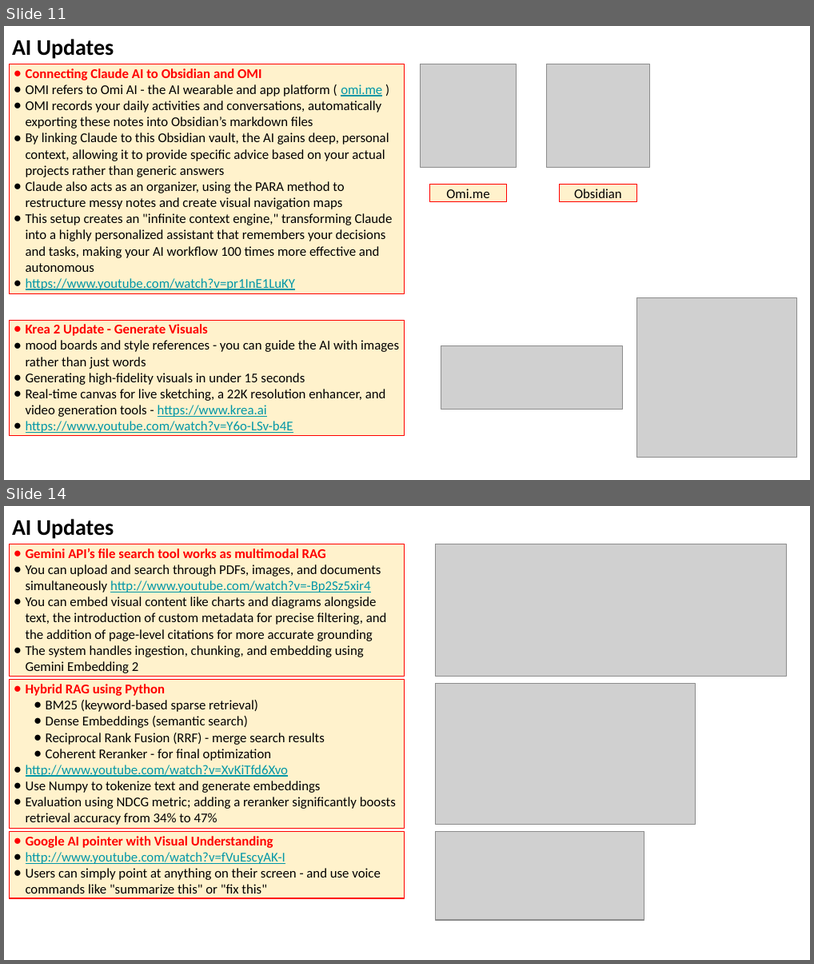
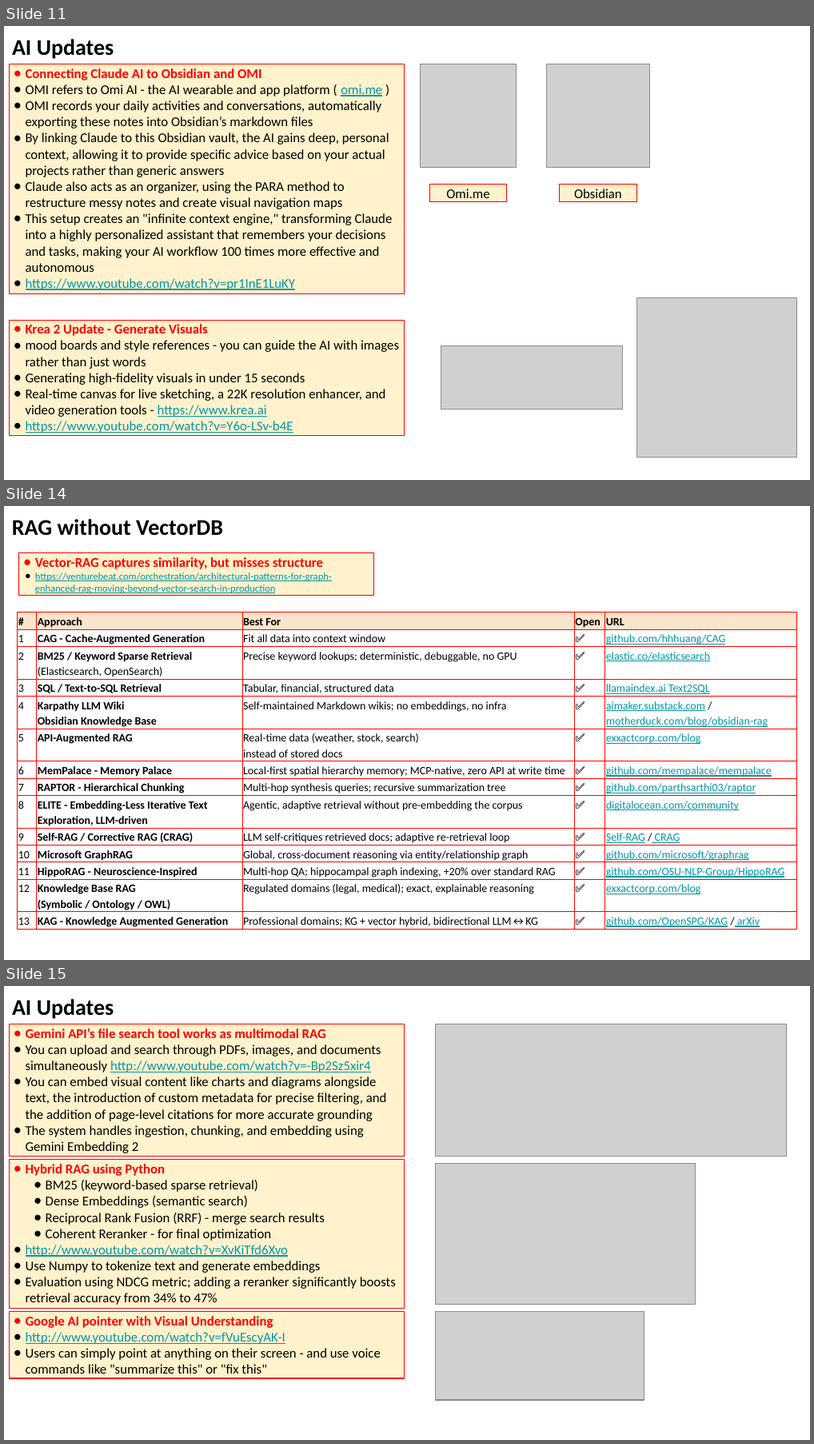
Before and after one commit to lselector/seminar, a slide deck: 2026/2026-05-22-AI-Updates.pptx. Shown one above the other, each under a label of ours: slides 11 and 14 before the commit, slides 11, 14 and 15 after it; the slides between them are not shown. The pictures are 814x964 and 814x1444 pixels, drawn with LibreOffice and Linux fonts; fonts in the diff are those of the drawing; grey boxes stand for pictures. Boxes give left, top, right and bottom in pixels: in the first picture for what was removed or moved away, otherwise in the second. Text is boxed around its words. In the diff, an @@ line names an element or a change of style, - is before the commit and + after.

```diff
--- a/2026/2026-05-22-AI-Updates.pptx
+++ b/2026/2026-05-22-AI-Updates.pptx
@@ slide 14 added at (4, 506, 810, 960), background #FFFFFF @@
@@ text added at (12, 519, 223, 536), 20 pt, text #000000, bold @@
+RAG without VectorDB
@@ rectangle added at (19, 552, 374, 596), fill #FFF2CC, outline #FF0000 0.75 pt, 9 pt, text #0097A7, underline @@
+● Vector-RAG captures similarity, but misses structure
+● https://venturebeat.com/orchestration/architectural-patterns-for-graph-enhanced-rag-moving-beyond-vector-search-in-production
@@ table added at (18, 612, 797, 930), 14 rows, 5 columns @@
+# | Approach | Best For | Open | URL
+1 | CAG - Cache-Augmented Generation | Fit all data into context window | ✅ | github.com/hhhuang/CAG
+2 | BM25 / Keyword Sparse Retrieval (Elasticsearch, OpenSearch) | Precise keyword lookups; deterministic, debuggable, no GPU | ✅ | elastic.co/elasticsearch
+3 | SQL / Text-to-SQL Retrieval | Tabular, financial, structured data | ✅ | llamaindex.ai Text2SQL
+4 | Karpathy LLM Wiki Obsidian Knowledge Base | Self-maintained Markdown wikis; no embeddings, no infra | ✅ | aimaker.substack.com / motherduck.com/blog/obsidian-rag
+5 | API-Augmented RAG | Real-time data (weather, stock, search) instead of stored docs | ✅ | exxactcorp.com/blog
+6 | MemPalace - Memory Palace | Local-first spatial hierarchy memory; MCP-native, zero API at write time | ✅ | github.com/mempalace/mempalace
+7 | RAPTOR - Hierarchical Chunking | Multi-hop synthesis queries; recursive summarization tree | ✅ | github.com/parthsarthi03/raptor
+8 | ELITE - Embedding-Less Iterative Text Exploration, LLM-driven | Agentic, adaptive retrieval without pre-embedding the corpus | ✅ | digitalocean.com/community
+9 | Self-RAG / Corrective RAG (CRAG) | LLM self-critiques retrieved docs; adaptive re-retrieval loop | ✅ | Self-RAG / CRAG
+10 | Microsoft GraphRAG | Global, cross-document reasoning via entity/relationship graph | ✅ | github.com/microsoft/graphrag
+11 | HippoRAG - Neuroscience-Inspired | Multi-hop QA; hippocampal graph indexing, +20% over standard RAG | ✅ | github.com/OSU-NLP-Group/HippoRAG
+12 | Knowledge Base RAG (Symbolic / Ontology / OWL) | Regulated domains (legal, medical); exact, explainable reasoning | ✅ | exxactcorp.com/blog
+13 | KAG - Knowledge Augmented Generation | Professional domains; KG + vector hybrid, bidirectional LLM↔KG | ✅ | github.com/OpenSPG/KAG / arXiv
@@ what was slide 14 is now slide 15 @@
```
Also in this commit, not shown: 5 slides changed, 2 other slides added, 1 slide removed.
